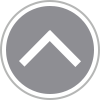
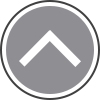
Layer changes from the first (100, 100) image to the second:
painted on "Border" over <box>0,0,100,100</box>
